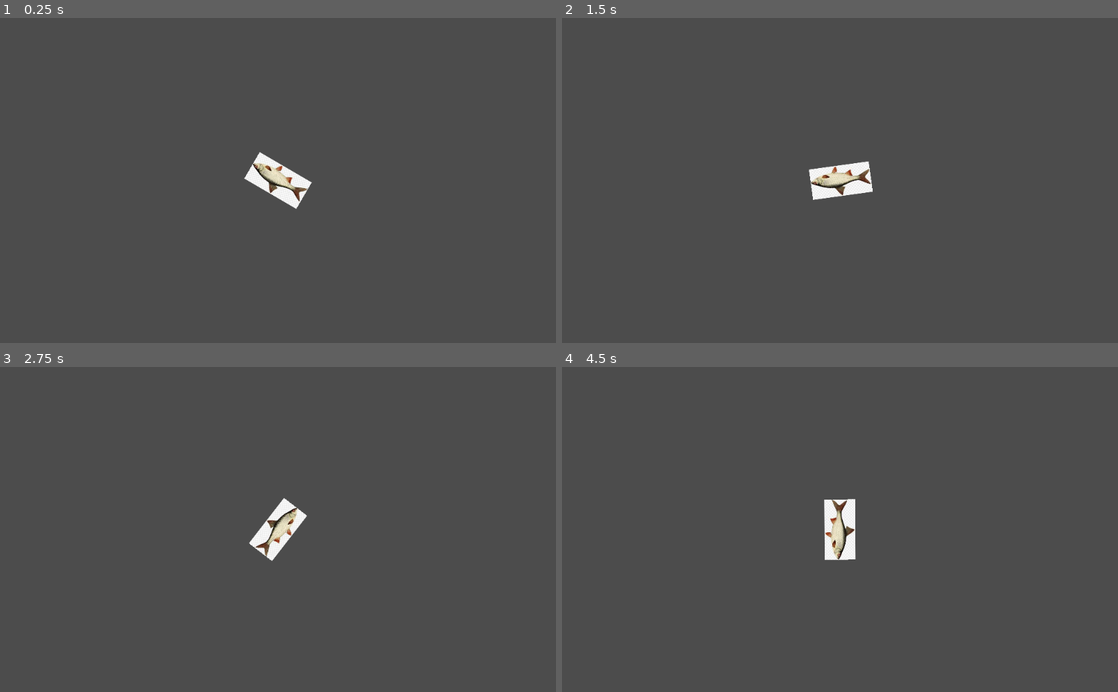
Above: before the commit, frames 1-4 (two rows, left to right).
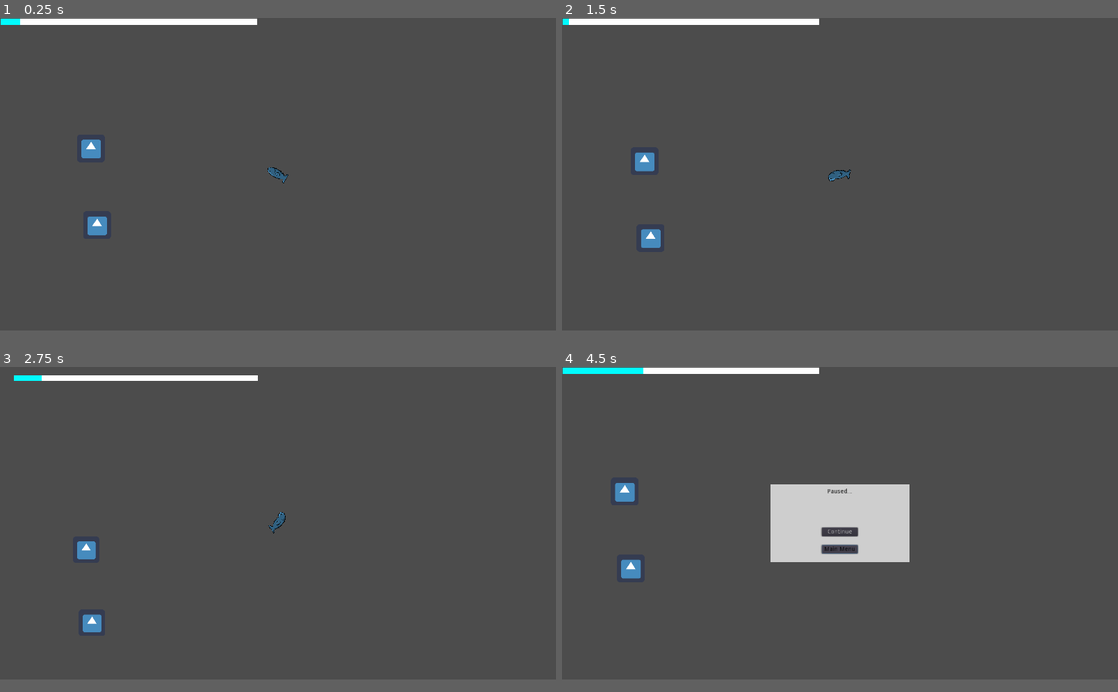
Above: after the commit, the same moments.

Repository: PhyroDev/AFishOutOfWater
Game: Godot game, scene res://Scenes/TestWorld/TestWorld.tscn
Two runs of this game, one before a commit and one after it. Both use one fixed random seed, a clock stepped at 60 frames per second and the inputs below. The engine's default icon, where the game draws it, is replaced by a stand-in: a white triangle on a blue panel in a dark square.
Inputs (mouse positions are in pixels of both pictures, inside the frame that each line leads up to):
- Up to frame 1 (0.25 s): no input
- Up to frame 2 (1.5 s): move the mouse to (962, 164) at 0.52 s; press the mouse at (962, 164) at 0.53 s; move the mouse to (728, 196) at 1.27 s; release the mouse at (728, 196) at 1.28 s; click (728, 196) at 1.35 s
- Up to frame 3 (2.75 s): move the mouse to (333, 458) at 2.02 s; hold Mouse wheel down (MSD) from 2.03 s (still down); click (333, 458) at 2.3 s
- Up to frame 4 (4.5 s): move the mouse to (812, 594) at 2.77 s; release Mouse wheel down (MSD) at 2.78 s; tap Mouse wheel up (MSU) at 2.85 s; click (812, 594) at 3.05 s; move the mouse to (1006, 578) at 3.52 s; press the mouse at (1006, 578) at 3.53 s; tap Escape (ui_cancel) at 4.15 s; release the mouse at (1006, 578) at 4.25 s; click (840, 555) at 4.25 s, where only the run after the commit has a clickable "Main Menu"
In our replay, the window is 800x468 before the commit and 800x450 after it. These sizes can differ from the game's own. Grey fills any space a smaller window leaves; there, only what the larger window draws over its background counts as a difference.

The runs differ from the first frame. In frame 1, 2.3% of the frame differs, in the area x 0-57%, y 0-67%; in frame 2, 2.3%; in frame 3, 2.1%; in frame 4, 7.2%, in the area x 0-63%, y 0-66%.

Commit message:
Pause menu

Diff:
--- /dev/null
+++ b/FishOuttaWater/Areas/Checkpoint/Checkpoint.gd
@@ -0,0 +1,4 @@
+extends Area2D
+
+func _on_Checkpoint_body_entered(body):
+	CheckpointManager.set_checkpoint(global_position)
--- /dev/null
+++ b/FishOuttaWater/Areas/Checkpoint/Checkpoint.tscn
@@ -0,0 +1,16 @@
+[gd_scene load_steps=3 format=2]
+
+[ext_resource path="res://Areas/Checkpoint/Checkpoint.gd" type="Script" id=1]
+
+[sub_resource type="CircleShape2D" id=1]
+radius = 31.0161
+
+[node name="Checkpoint" type="Area2D"]
+collision_layer = 0
+monitorable = false
+script = ExtResource( 1 )
+
+[node name="CollisionShape2D" type="CollisionShape2D" parent="."]
+shape = SubResource( 1 )
+
+[connection signal="body_entered" from="." to="." method="_on_Checkpoint_body_entered"]
--- a/FishOuttaWater/Entities/Prototype/TestRigitBody/TestRigitBody.gd
+++ b/FishOuttaWater/Entities/Prototype/TestRigitBody/TestRigitBody.gd
@@ -5,9 +5,9 @@
 export var knockback_multiplyer = 1
 export var lifespan = 1
 
-func knockback(body):
+func knockback(body, power):
 	set_deferred("mode", RigidBody2D.MODE_RIGID)
-	apply_central_impulse((global_position - body.global_position) * knockback_multiplyer)
+	apply_central_impulse((global_position - body.global_position) * knockback_multiplyer * power)
 
 	$Timer.wait_time = lifespan
 	$Timer.start()
--- a/FishOuttaWater/Entities/Prototype/TestRigitBody/TestRigitBody.tscn
+++ b/FishOuttaWater/Entities/Prototype/TestRigitBody/TestRigitBody.tscn
@@ -15,7 +15,7 @@
 mass = 0.816326
 gravity_scale = 0.0
 script = ExtResource( 2 )
-knockback_multiplyer = 20
+lifespan = 3
 
 [node name="Sprite" type="Sprite" parent="."]
 texture = ExtResource( 1 )
--- a/FishOuttaWater/Player/Camera/ScreenShake/CameraShake.gd
+++ b/FishOuttaWater/Player/Camera/ScreenShake/CameraShake.gd
@@ -1,4 +1,5 @@
 extends Node
+class_name CameraShake
 
 const TRANS = Tween.TRANS_SINE
 const EASE = Tween.EASE_IN_OUT
--- a/FishOuttaWater/Player/HitBox.gd
+++ b/FishOuttaWater/Player/HitBox.gd
@@ -1,7 +1,9 @@
 extends Area2D
 
 func _on_HitBox_area_entered(area):
-	area.get_parent().knockback(get_parent())
+	area.get_parent().knockback(get_parent(), $"../../".dash_power)
+
+	$"../../Camera2D".small_shake()
 
 func _on_HitBox_body_entered(body):
-	body.knockback(get_parent())
+	body.knockback(get_parent(), $"../../".dash_power)
--- a/FishOuttaWater/Player/Player.gd
+++ b/FishOuttaWater/Player/Player.gd
@@ -5,6 +5,8 @@
 
 var velocity = Vector2()
 
+onready var dash_bar = $Camera2D/Control/ProgressBar
+var dash_power
 var can_dash = true
 var dashing = false
 
@@ -12,32 +14,41 @@
 	if event.is_action_pressed("LMB") and can_dash:
 		dash()
 
-		$Camera2D.small_shake()
+	if event.is_action_pressed("ui_cancel"):
+		$Camera2D/Control/PauseMenu.activate()
 
 func _physics_process(delta):
 	if position.distance_to(get_global_mouse_position()) > 6:
 		if not dashing:
-			look_at(get_global_mouse_position())
+			$Fish.look_at(get_global_mouse_position())
+			dash_bar.value += 0.5
+			$AnimationPlayer.play("Flop")
 	else:
 		return
 
-	velocity = Vector2(1, 0).rotated(rotation)
+	velocity = Vector2(1, 0).rotated($Fish.rotation)
 
 	velocity = move_and_slide(velocity * speed * delta)
 
 func dash():
-	speed = default_speed * 25
+	speed = default_speed * dash_bar.value / 4
+	dash_power = dash_bar.value / 4
+	dash_bar.value = 0
+
 	dashing = true
 	can_dash = false
-	$HitBox.monitoring = true
+	$Fish/HitBox.monitoring = true
 
 	yield(get_tree().create_timer(0.05), "timeout")
 
 	speed = default_speed
 	dashing = false
-	$HitBox.monitoring = false
+	$Fish/HitBox.monitoring = false
 
 	$DashCooldown.start()
 
 func _on_DashCooldown_timeout():
 	can_dash = true
+
+func die():
+	global_position = CheckpointManager.last_checkpoint
--- a/FishOuttaWater/Player/Player.tscn
+++ b/FishOuttaWater/Player/Player.tscn
@@ -1,28 +1,84 @@
-[gd_scene load_steps=8 format=2]
+[gd_scene load_steps=13 format=2]
 
-[ext_resource path="res://Player/Prototype/fish.png" type="Texture" id=1]
+[ext_resource path="res://Player/FishSpriteSheet.png" type="Texture" id=1]
 [ext_resource path="res://Player/Player.gd" type="Script" id=2]
 [ext_resource path="res://Player/HitBox.gd" type="Script" id=3]
 [ext_resource path="res://Player/Camera/ScreenShake/CameraShake.tscn" type="PackedScene" id=4]
 [ext_resource path="res://Player/Camera/CameraScript.gd" type="Script" id=5]
+[ext_resource path="res://UI/PauseMenu/PauseMenu.tscn" type="PackedScene" id=6]
 
 [sub_resource type="CapsuleShape2D" id=1]
-radius = 29.0
-height = 156.0
+radius = 9.9999
+height = 34.0002
 
 [sub_resource type="CapsuleShape2D" id=2]
-radius = 29.0
-height = 186.0
+radius = 9.99982
+height = 44.0003
+
+[sub_resource type="StyleBoxFlat" id=5]
+bg_color = Color( 0, 0.992157, 1, 1 )
+
+[sub_resource type="StyleBoxFlat" id=6]
+bg_color = Color( 1, 1, 1, 1 )
+
+[sub_resource type="Animation" id=3]
+resource_name = "Flop"
+length = 0.4
+loop = true
+step = 0.05
+tracks/0/type = "value"
+tracks/0/path = NodePath("Fish/Sprite:frame")
+tracks/0/interp = 1
+tracks/0/loop_wrap = true
+tracks/0/imported = false
+tracks/0/enabled = true
+tracks/0/keys = {
+"times": PoolRealArray( 0, 0.1, 0.2, 0.3 ),
+"transitions": PoolRealArray( 1, 1, 1, 1 ),
+"update": 1,
+"values": [ 0, 1, 0, 2 ]
+}
+
+[sub_resource type="Animation" id=4]
+length = 0.001
+tracks/0/type = "value"
+tracks/0/path = NodePath("Fish/Sprite:frame")
+tracks/0/interp = 1
+tracks/0/loop_wrap = true
+tracks/0/imported = false
+tracks/0/enabled = true
+tracks/0/keys = {
+"times": PoolRealArray( 0 ),
+"transitions": PoolRealArray( 1 ),
+"update": 0,
+"values": [ 0 ]
+}
 
 [node name="Player" type="KinematicBody2D"]
 script = ExtResource( 2 )
-
-[node name="Sprite" type="Sprite" parent="."]
-texture = ExtResource( 1 )
+default_speed = 8000
 
 [node name="CollisionShape2D" type="CollisionShape2D" parent="."]
 rotation = 1.5708
 shape = SubResource( 1 )
+
+[node name="Fish" type="Node2D" parent="."]
+
+[node name="Sprite" type="Sprite" parent="Fish"]
+texture = ExtResource( 1 )
+flip_h = true
+hframes = 3
+
+[node name="HitBox" type="Area2D" parent="Fish"]
+collision_layer = 0
+collision_mask = 2
+monitoring = false
+monitorable = false
+script = ExtResource( 3 )
+
+[node name="CollisionShape2D" type="CollisionShape2D" parent="Fish/HitBox"]
+rotation = 1.5708
+shape = SubResource( 2 )
 
 [node name="DashCooldown" type="Timer" parent="."]
 wait_time = 0.5
@@ -36,17 +92,25 @@
 
 [node name="CameraShake" parent="Camera2D" instance=ExtResource( 4 )]
 
-[node name="HitBox" type="Area2D" parent="."]
-collision_layer = 0
-collision_mask = 2
-monitoring = false
-monitorable = false
-script = ExtResource( 3 )
+[node name="Control" type="Control" parent="Camera2D"]
+anchor_right = 1.0
+anchor_bottom = 1.0
 
-[node name="CollisionShape2D" type="CollisionShape2D" parent="HitBox"]
-rotation = 1.5708
-shape = SubResource( 2 )
+[node name="PauseMenu" parent="Camera2D/Control" instance=ExtResource( 6 )]
 
+[node name="ProgressBar" type="ProgressBar" parent="Camera2D/Control"]
+margin_left = -638.0
+margin_top = -358.0
+margin_right = -48.0
+margin_bottom = -344.0
+custom_styles/fg = SubResource( 5 )
+custom_styles/bg = SubResource( 6 )
+percent_visible = false
+
+[node name="AnimationPlayer" type="AnimationPlayer" parent="."]
+anims/Flop = SubResource( 3 )
+anims/RESET = SubResource( 4 )
+
+[connection signal="area_entered" from="Fish/HitBox" to="Fish/HitBox" method="_on_HitBox_area_entered"]
+[connection signal="body_entered" from="Fish/HitBox" to="Fish/HitBox" method="_on_HitBox_body_entered"]
 [connection signal="timeout" from="DashCooldown" to="." method="_on_DashCooldown_timeout"]
-[connection signal="area_entered" from="HitBox" to="HitBox" method="_on_HitBox_area_entered"]
-[connection signal="body_entered" from="HitBox" to="HitBox" method="_on_HitBox_body_entered"]
--- a/FishOuttaWater/Scenes/TestWorld/TestWorld.tscn
+++ b/FishOuttaWater/Scenes/TestWorld/TestWorld.tscn
@@ -1,16 +1,14 @@
-[gd_scene load_steps=5 format=2]
+[gd_scene load_steps=6 format=2]
 
 [ext_resource path="res://Player/Player.tscn" type="PackedScene" id=1]
 [ext_resource path="res://icon.png" type="Texture" id=2]
 [ext_resource path="res://Entities/Prototype/TestRigitBody/TestRigitBody.tscn" type="PackedScene" id=3]
+[ext_resource path="res://Areas/Checkpoint/Checkpoint.tscn" type="PackedScene" id=4]
 
 [sub_resource type="RectangleShape2D" id=1]
 extents = Vector2( 31.5, 31 )
 
 [node name="TestWorld" type="Node2D"]
-
-[node name="Player" parent="." instance=ExtResource( 1 )]
-position = Vector2( 1303, 229 )
 
 [node name="Wall" type="StaticBody2D" parent="."]
 position = Vector2( -736, 206 )
@@ -32,7 +30,7 @@
 position = Vector2( 111, -352 )
 
 [node name="TestRigitBody3" parent="TestRigitBodies" instance=ExtResource( 3 )]
-position = Vector2( 16, 74 )
+position = Vector2( 836, 149 )
 
 [node name="TestRigitBody4" parent="TestRigitBodies" instance=ExtResource( 3 )]
 position = Vector2( -256, 641 )
@@ -41,7 +39,18 @@
 position = Vector2( 197, 730 )
 
 [node name="TestRigitBody6" parent="TestRigitBodies" instance=ExtResource( 3 )]
-position = Vector2( -203, 239 )
+position = Vector2( 850, 326 )
 
 [node name="TestRigitBody7" parent="TestRigitBodies" instance=ExtResource( 3 )]
 position = Vector2( -176, -213 )
+
+[node name="ChackPoints" type="Node" parent="."]
+
+[node name="Checkpoint" parent="ChackPoints" instance=ExtResource( 4 )]
+position = Vector2( 858, 231 )
+
+[node name="Checkpoint2" parent="ChackPoints" instance=ExtResource( 4 )]
+position = Vector2( 354, 235 )
+
+[node name="Player" parent="." instance=ExtResource( 1 )]
+position = Vector2( 1303, 229 )
--- /dev/null
+++ b/FishOuttaWater/Scripts/CheckpointManager.gd
@@ -0,0 +1,7 @@
+extends Node
+
+var last_checkpoint : Vector2
+
+func set_checkpoint(point):
+	if point != last_checkpoint:
+		last_checkpoint = point
--- /dev/null
+++ b/FishOuttaWater/UI/PauseMenu/PauseMenu.gd
@@ -0,0 +1,20 @@
+extends Control
+
+func _ready():
+	visible = false
+
+func activate():
+	if not get_tree().paused:
+		visible = true
+
+		get_tree().paused = true
+	else:
+		visible = false
+
+		get_tree().paused = false
+
+func _on_ContinueButton_pressed():
+	activate()
+
+func _on_MenuButton_pressed():
+	pass # Replace with function body.
--- /dev/null
+++ b/FishOuttaWater/UI/PauseMenu/PauseMenu.tscn
@@ -0,0 +1,51 @@
+[gd_scene load_steps=2 format=2]
+
+[ext_resource path="res://UI/PauseMenu/PauseMenu.gd" type="Script" id=1]
+
+[node name="PauseMenu" type="Control"]
+pause_mode = 2
+anchor_right = 1.0
+anchor_bottom = 1.0
+script = ExtResource( 1 )
+
+[node name="ColorRect" type="ColorRect" parent="."]
+margin_left = -160.0
+margin_top = -90.0
+margin_right = 160.0
+margin_bottom = 90.0
+color = Color( 0.811765, 0.811765, 0.811765, 1 )
+
+[node name="Container" type="Control" parent="."]
+margin_left = -160.0
+margin_top = -90.0
+margin_right = 160.0
+margin_bottom = 90.0
+
+[node name="Label" type="Label" parent="Container"]
+margin_left = 120.0
+margin_top = 10.0
+margin_right = 200.0
+margin_bottom = 20.0
+custom_colors/font_color = Color( 0, 0, 0, 1 )
+text = "Paused..."
+align = 1
+valign = 1
+
+[node name="ContinueButton" type="Button" parent="Container"]
+margin_left = 118.0
+margin_top = 100.0
+margin_right = 201.0
+margin_bottom = 10.0
+custom_colors/font_color_hover = Color( 0, 0, 0, 1 )
+text = "Continue"
+
+[node name="MenuButton" type="Button" parent="Container"]
+margin_left = 118.0
+margin_top = 140.0
+margin_right = 201.0
+margin_bottom = 20.0
+custom_colors/font_color_hover = Color( 0, 0, 0, 1 )
+text = "Main Menu"
+
+[connection signal="pressed" from="Container/ContinueButton" to="." method="_on_ContinueButton_pressed"]
+[connection signal="pressed" from="Container/MenuButton" to="." method="_on_MenuButton_pressed"]
--- a/FishOuttaWater/project.godot
+++ b/FishOuttaWater/project.godot
@@ -9,12 +9,18 @@
 config_version=4
 
 _global_script_classes=[ {
+"base": "Node",
+"class": "CameraShake",
+"language": "GDScript",
+"path": "res://Player/Camera/ScreenShake/CameraShake.gd"
+}, {
 "base": "RigidBody2D",
 "class": "knockable",
 "language": "GDScript",
 "path": "res://Entities/Prototype/TestRigitBody/TestRigitBody.gd"
 } ]
 _global_script_class_icons={
+"CameraShake": "",
 "knockable": ""
 }
 
@@ -23,6 +29,19 @@
 config/name="FishOuttaWater"
 run/main_scene="res://Scenes/TestWorld/TestWorld.tscn"
 config/icon="res://icon.png"
+
+[autoload]
+
+CheckpointManager="*res://Scripts/CheckpointManager.gd"
+
+[display]
+
+window/size/width=640
+window/size/height=360
+window/size/test_width=1024
+window/size/test_height=600
+window/stretch/mode="2d"
+window/stretch/aspect="keep"
 
 [gui]
 
Binary file added: FishOuttaWater/Player/FishSpriteSheet.png
Not shown, added: FishOuttaWater/Player/FishSpriteSheet.png.import
